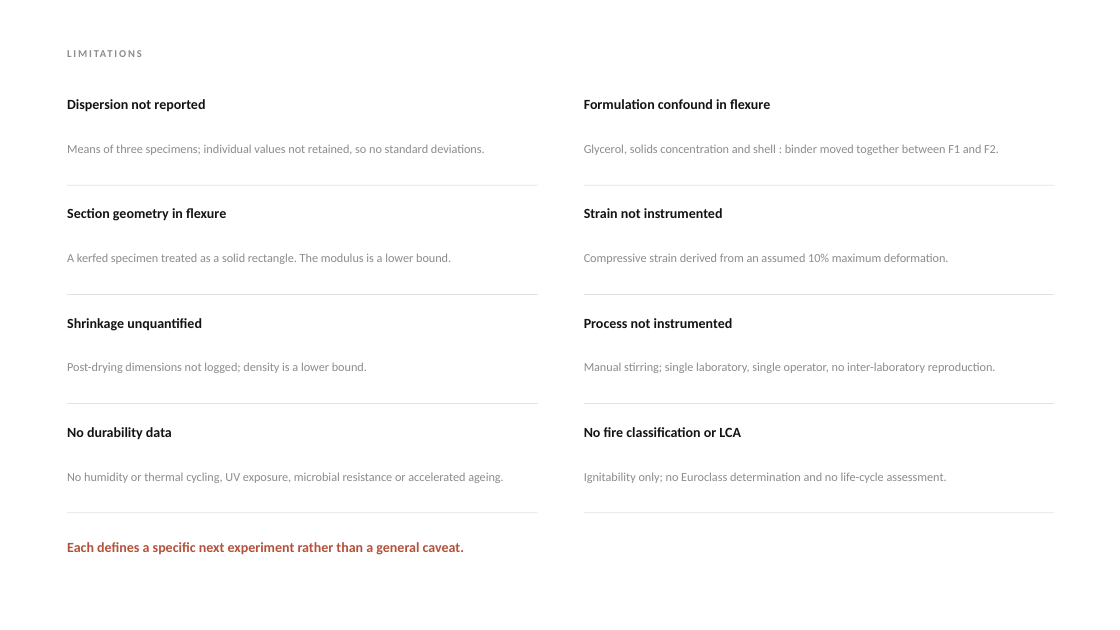
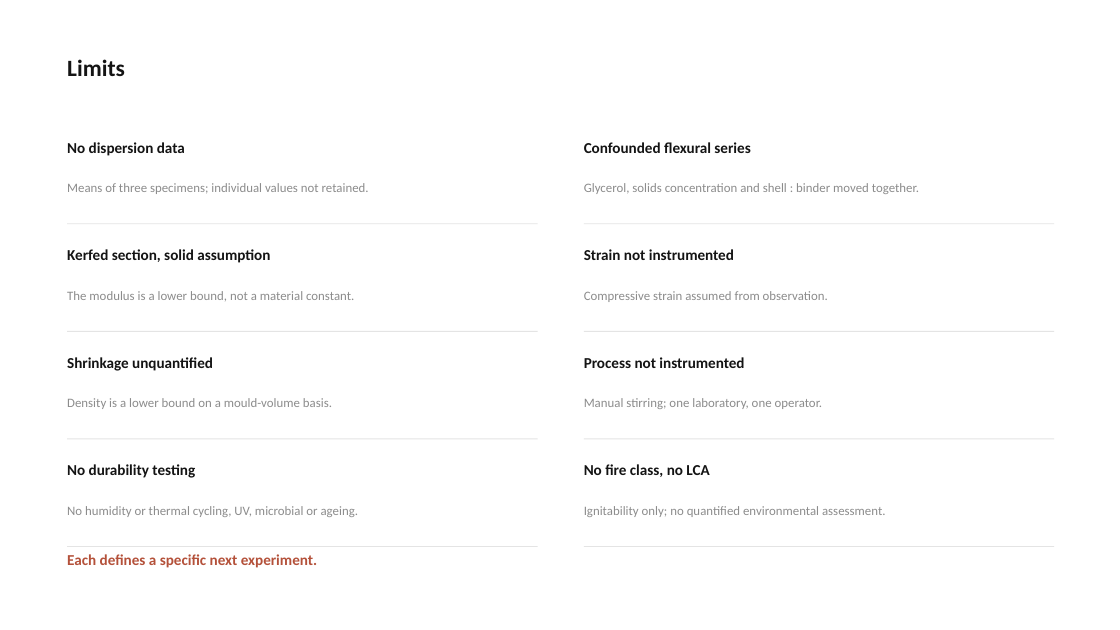
Before and after one commit to bunal91/sanat-ve-mekan, a slide deck: slide 23 of konferans-bildirisi/06-sunum/ICSMMEP26_Presentation_Unal.pptx (slide 17 before the commit). Drawn at 1120x630 pixels with LibreOffice and Linux fonts; fonts in the diff are those of the drawing. Boxes give left, top, right and bottom in pixels: in the first picture for what was removed or moved away, otherwise in the second. Text is boxed around its words. In the diff, an @@ line names an element or a change of style, - is before the commit and + after.

```diff
--- a/konferans-bildirisi/06-sunum/ICSMMEP26_Presentation_Unal.pptx
+++ b/konferans-bildirisi/06-sunum/ICSMMEP26_Presentation_Unal.pptx
@@ text removed at (67, 42, 1050, 64) @@
-LIMITATIONS
@@ text added at (67, 59, 125, 76), 20 pt, text #141414, bold @@
+Limits
@@ text removed at (584, 99, 770, 109) @@
-Formulation confound in flexure
@@ text at (67, 142, 185, 156): text changed; size 12 to 13 pt @@
-Dispersion not reported
+No dispersion data
@@ text added at (584, 142, 750, 153), 13 pt, text #141414, bold @@
+Confounded flexural series
@@ text at (67, 183, 369, 194): text changed; size 10.5 to 11 pt @@
-Means of three specimens; individual values not retained, so no standard deviations.
+Means of three specimens; individual values not retained.
@@ text removed at (67, 208, 226, 221) @@
-Section geometry in flexure
@@ text at (584, 183, 919, 194): text changed; size 10.5 to 11 pt @@
-Glycerol, solids concentration and shell : binder moved together between F1 and F2.
+Glycerol, solids concentration and shell : binder moved together.
@@ 3 texts, 2 rectangles: place and size @@
-3 texts, 2 rectangles at (67, 185, 1054, 331)
+3 texts, 2 rectangles at (67, 223, 1054, 371)
@@ fill #E2E2E2 to #E4E4E4 in 8 elements at (67, 546, 538, 547), (584, 546, 1054, 547), (67, 439, 538, 439), (584, 439, 1054, 439), (67, 331, 538, 332), (584, 331, 1054, 332), (67, 223, 538, 224), (584, 223, 1054, 224) @@
@@ text added at (67, 249, 270, 263), 13 pt, text #141414, bold @@
+Kerfed section, solid assumption
@@ size 12 to 13 pt in 3 elements at (67, 357, 213, 371), (584, 357, 744, 368), (584, 249, 734, 260) @@
@@ text at (67, 291, 354, 301): text changed; size 10.5 to 11 pt @@
-A kerfed specimen treated as a solid rectangle. The modulus is a lower bound.
+The modulus is a lower bound, not a material constant.
@@ text at (584, 291, 828, 302): text changed; size 10.5 to 11 pt @@
-Compressive strain derived from an assumed 10% maximum deformation.
+Compressive strain assumed from observation.
@@ 6 rectangles: place and size @@
-6 rectangles at (67, 294, 1054, 513)
+6 rectangles at (67, 331, 1054, 547)
@@ text at (67, 398, 332, 409): text changed; size 10.5 to 11 pt @@
-Post-drying dimensions not logged; density is a lower bound.
+Density is a lower bound on a mould-volume basis.
@@ text at (584, 398, 823, 409): text changed; size 10.5 to 11 pt @@
-Manual stirring; single laboratory, single operator, no inter-laboratory reproduction.
+Manual stirring; one laboratory, one operator.
@@ text at (67, 464, 195, 478): text changed; size 12 to 13 pt @@
-No durability data
+No durability testing
@@ text at (584, 464, 709, 477): text changed; size 12 to 13 pt @@
-No fire classification or LCA
+No fire class, no LCA
@@ text at (67, 506, 358, 517): text changed; size 10.5 to 11 pt @@
-No humidity or thermal cycling, UV exposure, microbial resistance or accelerated ageing.
+No humidity or thermal cycling, UV, microbial or ageing.
@@ text at (584, 506, 885, 517): text changed; size 10.5 to 11 pt @@
-Ignitability only; no Euroclass determination and no life-cycle assessment.
+Ignitability only; no quantified environmental assessment.
@@ text at (67, 554, 317, 568): text changed; size 12 to 13 pt @@
-Each defines a specific next experiment rather than a general caveat.
+Each defines a specific next experiment.
```
Also in this commit, not shown: 15 other slides changed, 9 slides added, 3 slides removed, 4 other files.
